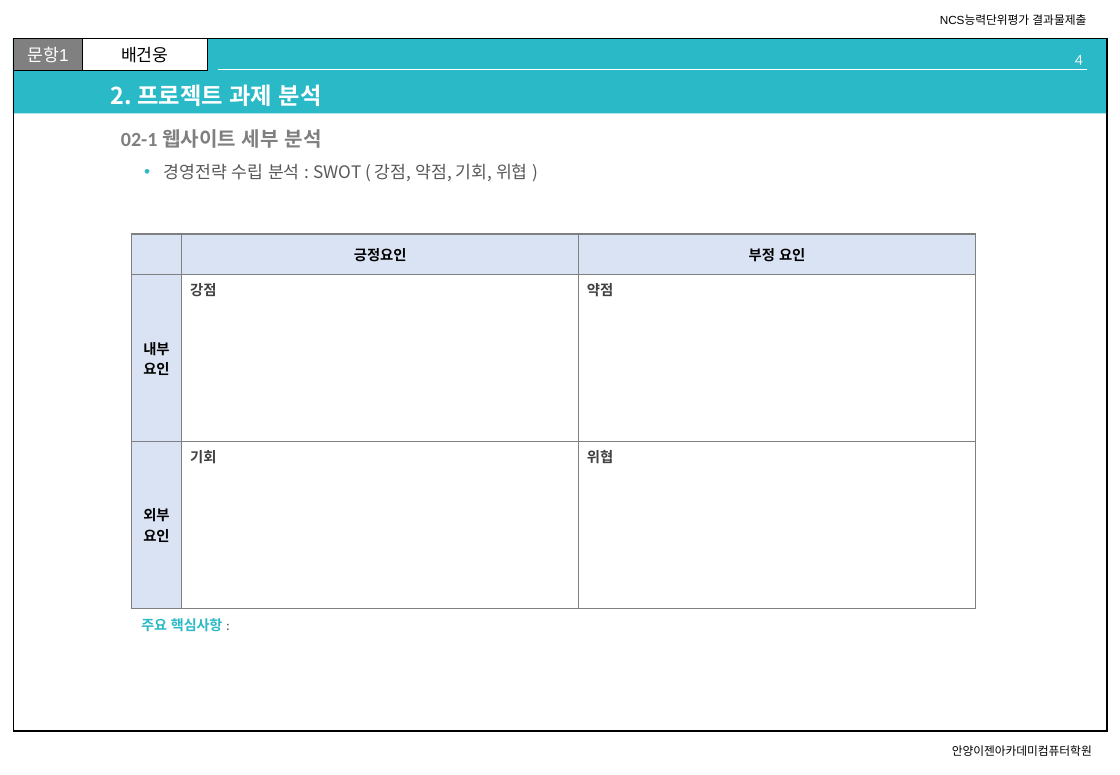
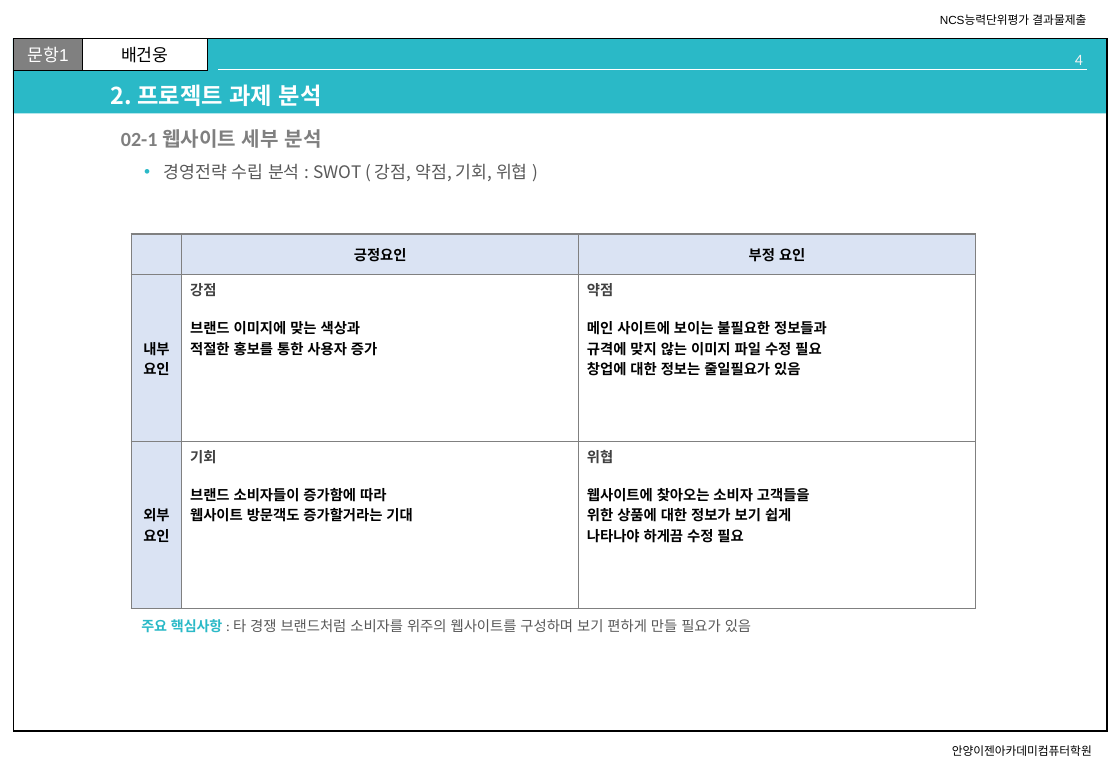
Before and after one commit to 100won-yes/100won_yes, a slide deck: slide 4 of d_homework/n_01_UIUX요구분석_제출양식.pptx. Drawn at 1120x775 pixels with LibreOffice and Linux fonts; fonts in the diff are those of the drawing. Boxes give left, top, right and bottom in pixels: in the first picture for what was removed or moved away, otherwise in the second. Text is boxed around its words. In the diff, an @@ line names an element or a change of style, - is before the commit and + after.

```diff
--- a/d_homework/n_01_UIUX요구분석_제출양식.pptx
+++ b/d_homework/n_01_UIUX요구분석_제출양식.pptx
@@ table at [131,234,976,608] @@
-row 2, column 2: 강점
+row 2, column 2: 강점 / 브랜드 이미지에 맞는 색상과 / 적절한 홍보를 통한 사용자 증가
-row 2, column 3: 약점
+row 2, column 3: 약점 / 메인 사이트에 보이는 불필요한 정보들과 / 규격에 맞지 않는 이미지 파일 수정 필요 / 창업에 대한 정보는 줄일필요가 있음
-row 3, column 2: 기회
+row 3, column 2: 기회 / 브랜드 소비자들이 증가함에 따라 / 웹사이트 방문객도 증가할거라는 기대
-row 3, column 3: 위협
+row 3, column 3: 위협 / 웹사이트에 찾아오는 소비자 고객들을 / 위한 상품에 대한 정보가 보기 쉽게 / 나타나야 하게끔 수정 필요
@@ text at [141,619,751,633]: text changed; size 9.8 to 10 pt; text colour #2AB9C7 to #595959; bold off @@
-주요 핵심사항 :
+주요 핵심사항 : 타 경쟁 브랜드처럼 소비자를 위주의 웹사이트를 구성하며 보기 편하게 만들 필요가 있음
```
Also in this commit, not shown: 15 other slides changed, 4 other files.
